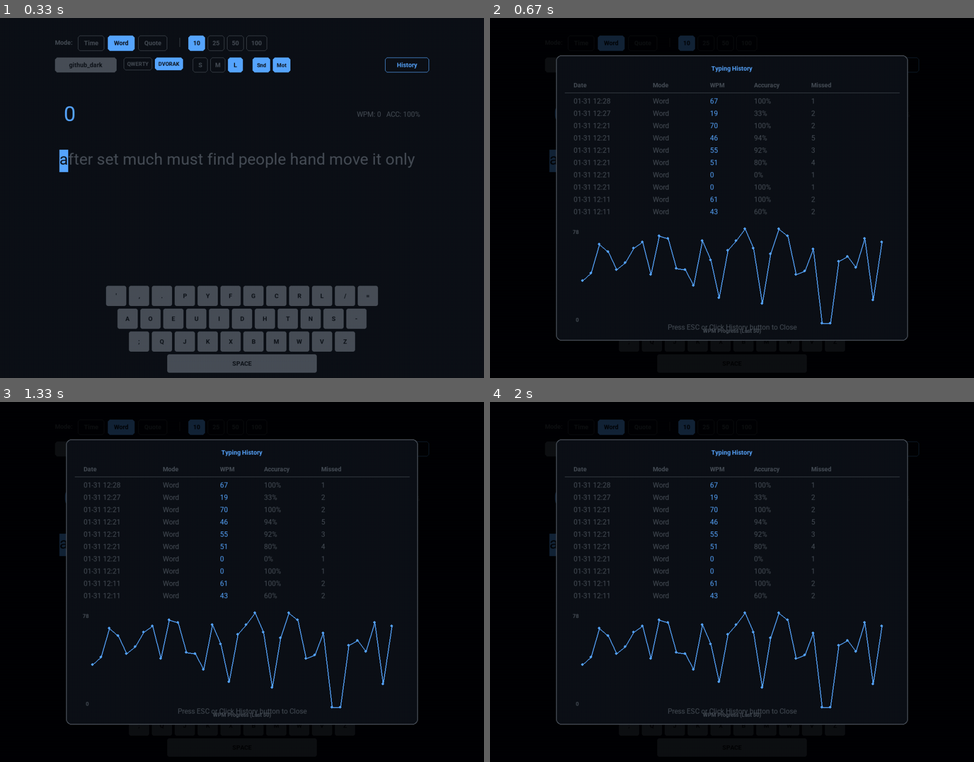
Above: before the commit, frames 1-4 (two rows, left to right).
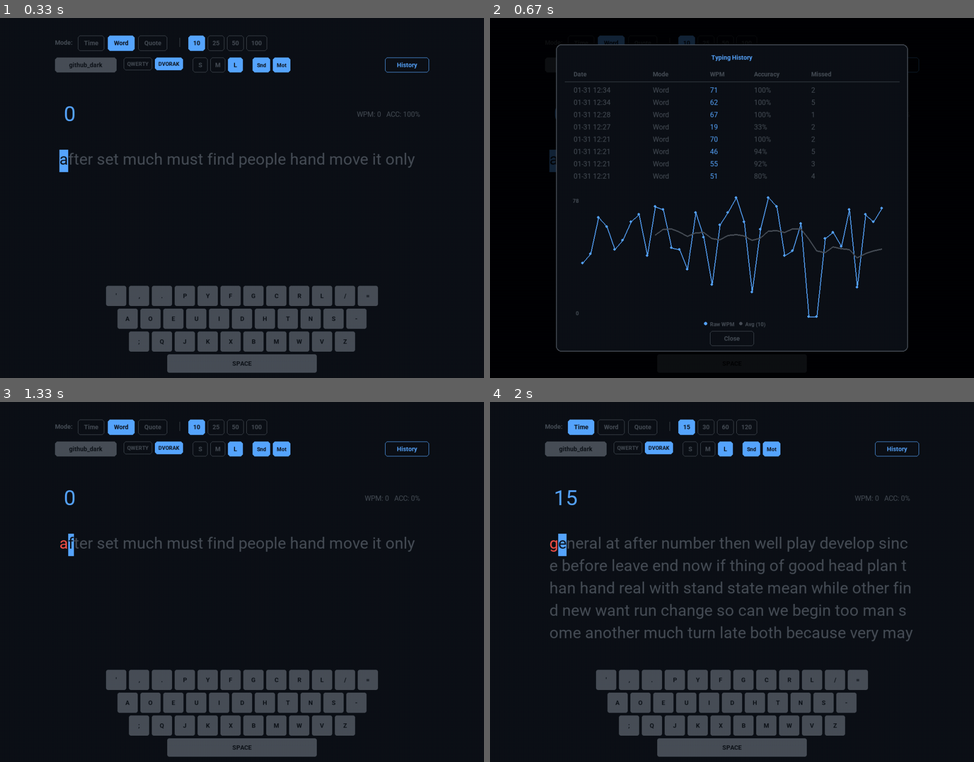
Above: after the commit, the same moments.

Repository: CH9-Abdo/typing-test-
Game: pygame game, started from main.py
The game is run twice, just before and just after one commit, with the same random seed, the same clock (stepped at 60 frames per second) and the same inputs.
Inputs (mouse positions are in pixels of both pictures, inside the frame that each line leads up to):
- Up to frame 1 (0.33 s): no input
- Up to frame 2 (0.67 s): click "History" at 0.38 s
- Up to frame 3 (1.33 s): click (242, 722) at 0.72 s, where only the run after the commit has a clickable "X"; tap Space at 1 s
- Up to frame 4 (2 s): click "Time" at 1.38 s; tap Space at 1.73 s

Frame 1 is identical in both runs. In frame 2, 4.9% of the frame differs, in the area x 13-87%, y 7-93%; in frame 3, 14%; in frame 4, 17%, in the area x 11-89%, y 4-99%.

Commit message:
add avg curve to the desing and fix history layout errors

Diff:
--- a/main.py
+++ b/main.py
@@ -557,7 +557,7 @@
         surface.blit(overlay, (0, 0))
 
         sw, sh = surface.get_size()
-        ow, oh = 800, 650
+        ow, oh = 800, 700  # Increased height for better spacing
         ox, oy = (sw - ow) // 2, (sh - oh) // 2
         rect = pygame.Rect(ox, oy, ow, oh)
 
@@ -578,8 +578,8 @@
         pygame.draw.line(surface, theme["main"], (ox + 20, header_y + 25), (ox + ow - 20, header_y + 25), 1)
 
         history = HistoryManager.load_history()
-        # Show last 10 for table to save space for graph
-        recent_count = 10
+        # Show last 8 for table to save even more space for graph
+        recent_count = 8
         recent = list(reversed(history))[:recent_count]
 
         row_y = header_y + 35
@@ -600,8 +600,9 @@
 
         # --- Graph (Bottom Half) ---
         # Graph area
-        graph_rect = pygame.Rect(ox + 60, row_y + 20, ow - 120, oh - (row_y - oy) - 60)
-        # pygame.draw.rect(surface, theme["main"], graph_rect, 1) # Debug border
+        graph_top = row_y + 30
+        graph_h = rect.bottom - graph_top - 80 # Leave 80px for footer
+        graph_rect = pygame.Rect(ox + 60, graph_top, ow - 120, graph_h)
 
         # Data for graph (last 50)
         graph_data = history[-50:]
@@ -613,21 +614,28 @@
                 max_wpm += 10
                 min_wpm = max(0, min_wpm - 10)
 
+            # Calculate Moving Average (Window 10)
+            avg_points = []
+            window_size = 10
+            if len(wpm_values) >= window_size:
+                for i in range(len(wpm_values) - window_size + 1):
+                    window = wpm_values[i : i + window_size]
+                    avg = sum(window) / window_size
+                    # x position should correspond to the END of the window (the 10th point)
+                    # index in wpm_values for the end is i + window_size - 1
+                    avg_points.append((i + window_size - 1, avg))
+
             # Draw axes labels
             max_lbl = font_ui_small.render(str(max_wpm), True, theme["main"])
             min_lbl = font_ui_small.render(str(min_wpm), True, theme["main"])
             surface.blit(max_lbl, (graph_rect.left - max_lbl.get_width() - 8, graph_rect.top))
             surface.blit(min_lbl, (graph_rect.left - min_lbl.get_width() - 8, graph_rect.bottom - min_lbl.get_height()))
 
-            # Draw lines
+            # Draw raw data lines
             points = []
             count = len(wpm_values)
             for i, wpm in enumerate(wpm_values):
-                # x: spread evenly
-                px = graph_rect.left + (i / (count - 1)) * graph_rect.width
-                # y: scale based on min/max
-                # (val - min) / (max - min) --> 0..1
-                # y = bottom - normalized * height
+                px = graph_rect.left + (i / (count - 1)) * graph_rect.width if count > 1 else graph_rect.centerx
                 norm = (wpm - min_wpm) / (max_wpm - min_wpm)
                 py = graph_rect.bottom - norm * graph_rect.height
                 points.append((px, py))
@@ -637,9 +645,33 @@
                 for p in points:
                     pygame.draw.circle(surface, theme["caret"], (int(p[0]), int(p[1])), 3)
 
-            # Title for graph
-            g_title = font_ui_small.render("WPM Progress (Last 50)", True, theme["main"])
-            surface.blit(g_title, (graph_rect.centerx - g_title.get_width() // 2, graph_rect.bottom + 10))
+            # Draw Moving Average line
+            if len(avg_points) >= 2:
+                ma_screen_points = []
+                for idx, val in avg_points:
+                    px = graph_rect.left + (idx / (count - 1)) * graph_rect.width
+                    norm = (val - min_wpm) / (max_wpm - min_wpm)
+                    # Clamp norm 0..1 just in case
+                    norm = max(0, min(1, norm))
+                    py = graph_rect.bottom - norm * graph_rect.height
+                    ma_screen_points.append((px, py))
+
+                # Draw thicker, different color (using main or error/red for contrast if available,
+                # but theme["main"] is safer for harmony, maybe slightly dimmer or error color for contrast?)
+                # Let's use theme["error"] or a mix. Let's use theme["main"] for subtle, or specific color.
+                # User asked for "a curve", let's make it distinct.
+                pygame.draw.lines(surface, theme["main"], False, ma_screen_points, 3)
+
+            # Legend
+            legend_y = graph_rect.bottom + 10
+            # Raw
+            pygame.draw.circle(surface, theme["caret"], (rect.centerx - 60, legend_y + 6), 4)
+            l1 = font_ui_small.render("Raw WPM", True, theme["main"])
+            surface.blit(l1, (rect.centerx - 50, legend_y))
+            # Avg
+            pygame.draw.circle(surface, theme["main"], (rect.centerx + 20, legend_y + 6), 4)
+            l2 = font_ui_small.render(f"Avg ({window_size})", True, theme["main"])
+            surface.blit(l2, (rect.centerx + 30, legend_y))
 
         elif len(graph_data) == 1:
              msg = font_ui.render("Not enough data for graph", True, theme["main"])
@@ -648,9 +680,13 @@
              msg = font_ui.render("No history data", True, theme["main"])
              surface.blit(msg, (graph_rect.centerx - msg.get_width()//2, graph_rect.centery))
 
-        # Close hint
-        close = font_ui.render("Press ESC or Click History button to Close", True, theme["main"])
-        surface.blit(close, (rect.centerx - close.get_width() // 2, rect.bottom - 40))
+        # Close Button
+        close_btn_rect = pygame.Rect(0, 0, 100, 34)
+        close_btn_rect.center = (rect.centerx, rect.bottom - 30)
+        draw_button_bg(surface, close_btn_rect, theme["bg"], theme["main"], radius=6)
+        draw_text_centered(surface, "Close", font_ui_bold, theme["main"], close_btn_rect.center)
+
+        return close_btn_rect
 
 
     def open_theme_dropdown(theme_btn_rect):
@@ -697,6 +733,8 @@
     settings_rects_cache = None
     theme_dropdown_rects = None
 
+    history_close_btn_rect = None
+
     running = True
     while running:
         now = pygame.time.get_ticks()
@@ -761,16 +799,12 @@
                 # If history open, clicking anywhere (or specific button) could close it?
                 # Let's enforce clicking the History button to toggle back or Esc.
                 if show_history:
-                     # Check if clicked outside history box? For now, just check History button below or simple toggle
-                     # We need rects to check the history button again.
-                     sx, sy, sw, sh = layouts["settings"]
-                     settings_rects_cache = get_settings_bar_rects(sx, sy, sw, sh)
-                     if settings_rects_cache["history"].collidepoint(pos):
+                     # Check if clicked close button
+                     if history_close_btn_rect and history_close_btn_rect.collidepoint(pos):
                          show_history = False
-                     else:
-                         # Click outside could close?
-                         # Let's stick to toggle button
-                         pass
+
+                     # Also allow clicking the main History button to toggle off (if visible/clickable)
+                     # But overlay covers it usually. The internal close button is best.
                      continue
 
                 # Theme dropdown
@@ -920,7 +954,7 @@
             draw_overlay(screen, theme, overlay_wpm, overlay_acc, overlay_missed)
 
         if show_history:
-            draw_history_overlay(screen, theme)
+            history_close_btn_rect = draw_history_overlay(screen, theme)
 
         pygame.display.flip()
         clock.tick(60)
--- a/typing_history.json
+++ b/typing_history.json
@@ -250,5 +250,19 @@
         "wpm": 67,
         "accuracy": 100,
         "missed": 1
+    },
+    {
+        "timestamp": "2026-01-31 12:34:00",
+        "mode": "word",
+        "wpm": 62,
+        "accuracy": 100,
+        "missed": 5
+    },
+    {
+        "timestamp": "2026-01-31 12:34:10",
+        "mode": "word",
+        "wpm": 71,
+        "accuracy": 100,
+        "missed": 2
     }
 ]
